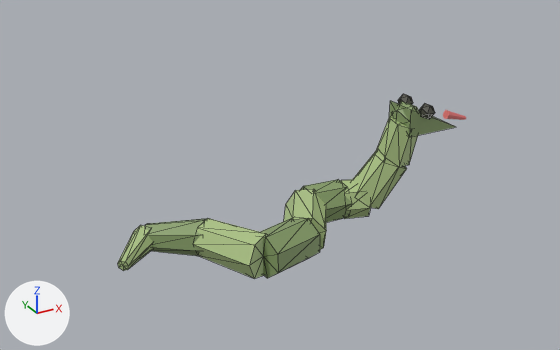
The glTF model public/studio/v2.15.0/d_snake/model.glb: old version first, new version second.
The view is the same before and after, from a camera (50 mm lens) standing at (-4.98, -8.43, 5.35) and looking at (-0.32, 0.05, 1.1). The lights are fixed; the arrows at lower left show +X, +Y and +Z. The older version comes first. Mesh edges are drawn as thin lines on the coarser meshes. Where no turn or scale is listed for an object, it has been applied to the vertices.

The older version as bpy lines, for what is in view:
```python
ob_part0 = bpy.data.objects.new('part0', me_geometry_0)
ob_part0.location = (0.0, 0.0, 0.0)
ob_part1 = bpy.data.objects.new('part1', me_geometry_1)
ob_part1.location = (0.0, 0.0, 0.0)
ob_part2 = bpy.data.objects.new('part2', me_geometry_2)
ob_part2.location = (0.0, 0.0, 0.0)
ob_part3 = bpy.data.objects.new('part3', me_geometry_3)
ob_part3.location = (0.0, 0.0, 0.0)
ob_part5 = bpy.data.objects.new('part5', me_geometry_5)
ob_part5.location = (0.0, 0.0, 0.0)
ob_part6 = bpy.data.objects.new('part6', me_geometry_6)
ob_part6.location = (0.0, 0.0, 0.0)
ob_part7 = bpy.data.objects.new('part7', me_geometry_7)
ob_part7.location = (0.0, 0.0, 0.0)
ob_part8 = bpy.data.objects.new('part8', me_geometry_8)
ob_part8.location = (0.0, 0.0, 0.0)
ob_part9 = bpy.data.objects.new('part9', me_geometry_9)
ob_part9.location = (0.0, 0.0, 0.0)
# also in view: 'part4' at (0.09, 0.05, 0.29)
```
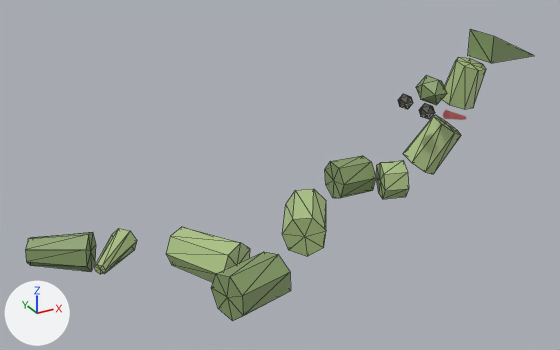
Location of each change, [x1, y1, x2, y2] in pixels of the pictures (560 x 350 px):
'part3', moved: before [261, 218, 320, 278]; after [211, 252, 291, 321]
'part2', moved: before [193, 218, 267, 279]; after [166, 227, 250, 282]
'part1', moved: before [145, 219, 206, 256]; after [25, 232, 96, 272]
'part7', moved: before [353, 151, 407, 209]; after [403, 115, 461, 174]
'part8', moved: before [376, 115, 418, 167]; after [442, 57, 486, 109]
'part5', moved: before [301, 180, 352, 222]; after [325, 156, 376, 198]
'part9', moved: before [389, 101, 455, 137]; after [468, 29, 534, 63]
'part6', moved: before [341, 179, 371, 219]; after [376, 160, 409, 199]
'part0', moved: before [118, 225, 153, 271]; after [95, 228, 137, 274]
'part10', moved: before [392, 101, 419, 125]; after [416, 75, 447, 105]

The edits, one by one:
me_geometry_0 is used by ob_part0; location (0.0, 0.0, 0.0).
me_geometry_0 had 16 vertices, 28 faces and spanned x -2.605..-1.918, y 0.143..0.823, z 0.112..0.479.
me_geometry_0 now has 16 vertices, 28 faces and spans x -2.893..-2.206, y 0.199..0.879, z 0.109..0.476.
me_geometry_0 part 1: the whole mesh is moved by (-0.288, 0.056, -0.003).
me_geometry_1 is used by ob_part1; location (0.0, 0.0, 0.0).
me_geometry_1 had 16 vertices, 28 faces and spanned x -2.14..-1.218, y 0.076..0.863, z 0.049..0.569.
me_geometry_1 now has 16 vertices, 28 faces and spans x -3.622..-2.699, y 0.435..1.222, z 0.049..0.569.
me_geometry_1 part 2: the whole mesh is moved by (-1.482, 0.359, 0.0).
me_geometry_2 is used by ob_part2; location (0.0, 0.0, 0.0).
me_geometry_2 had 16 vertices, 28 faces and spanned x -1.588..-0.649, y -0.695..0.416, z -0.005..0.599.
me_geometry_2 now has 16 vertices, 28 faces and spans x -1.994..-1.054, y -0.76..0.351, z -0.005..0.599.
me_geometry_2 part 3: the whole mesh is moved by (-0.405, -0.065, 0.0).
me_geometry_3 is used by ob_part3; location (0.0, 0.0, 0.0).
me_geometry_3 had 16 vertices, 28 faces and spanned x -0.98..-0.077, y -0.824..-0.051, z 0.0..0.605.
me_geometry_3 now has 16 vertices, 28 faces and spans x -1.804..-0.901, y -1.484..-0.71, z 0.0..0.605.
me_geometry_3 part 4: the whole mesh is moved by (-0.824, -0.659, 0.0).
me_geometry_5 is used by ob_part5; location (0.0, 0.0, 0.0).
me_geometry_5 had 16 vertices, 28 faces and spanned x 0.335..0.964, y 0.125..0.748, z -0.01..0.586.
me_geometry_5 now has 16 vertices, 28 faces and spans x 1.197..1.827, y 0.734..1.357, z -0.01..0.586.
me_geometry_5 part 5: the whole mesh is moved by (0.862, 0.609, 0.0).
me_geometry_6 is used by ob_part6; location (0.0, 0.0, 0.0).
me_geometry_6 had 16 vertices, 28 faces and spanned x 0.842..1.411, y 0.004..0.685, z 0.022..0.619.
me_geometry_6 now has 16 vertices, 28 faces and spans x 1.743..2.311, y 0.267..0.949, z 0.031..0.628.
me_geometry_6 part 6: the whole mesh is moved by (0.9, 0.264, 0.009).
me_geometry_7 is used by ob_part7; location (0.0, 0.0, 0.0).
me_geometry_7 had 16 vertices, 28 faces and spanned x 1.007..1.854, y -0.139..0.579, z 0.172..1.098.
me_geometry_7 now has 16 vertices, 28 faces and spans x 2.139..2.986, y 0.001..0.719, z 0.447..1.372.
me_geometry_7 part 7: the whole mesh is moved by (1.132, 0.139, 0.275).
me_geometry_8 is used by ob_part8; location (0.0, 0.0, 0.0).
me_geometry_8 had 16 vertices, 28 faces and spanned x 1.378..1.957, y -0.23..0.377, z 0.882..1.605.
me_geometry_8 now has 16 vertices, 28 faces and spans x 2.536..3.115, y -0.221..0.387, z 1.573..2.297.
me_geometry_8 part 8: the whole mesh is moved by (1.158, 0.009, 0.691).
me_geometry_9 is used by ob_part9; location (0.0, 0.0, 0.0).
me_geometry_9 had 6 vertices, 8 faces and spanned x 1.62..2.48, y -0.25..0.25, z 1.4..1.8.
me_geometry_9 now has 6 vertices, 8 faces and spans x 2.99..3.85, y -0.287..0.213, z 2.304..2.704.
me_geometry_9 part 9: the whole mesh is moved by (1.37, -0.037, 0.904).
me_geometry_10 is used by ob_part10; location (0.0, 0.0, 0.0).
me_geometry_10 had 12 vertices, 20 faces and spanned x 1.561..1.919, y -0.221..0.221, z 1.433..1.807.
me_geometry_10 now has 12 vertices, 20 faces and spans x 1.972..2.33, y -0.234..0.209, z 1.764..2.138.
me_geometry_10 part 10: the whole mesh is moved by (0.411, -0.013, 0.331).
